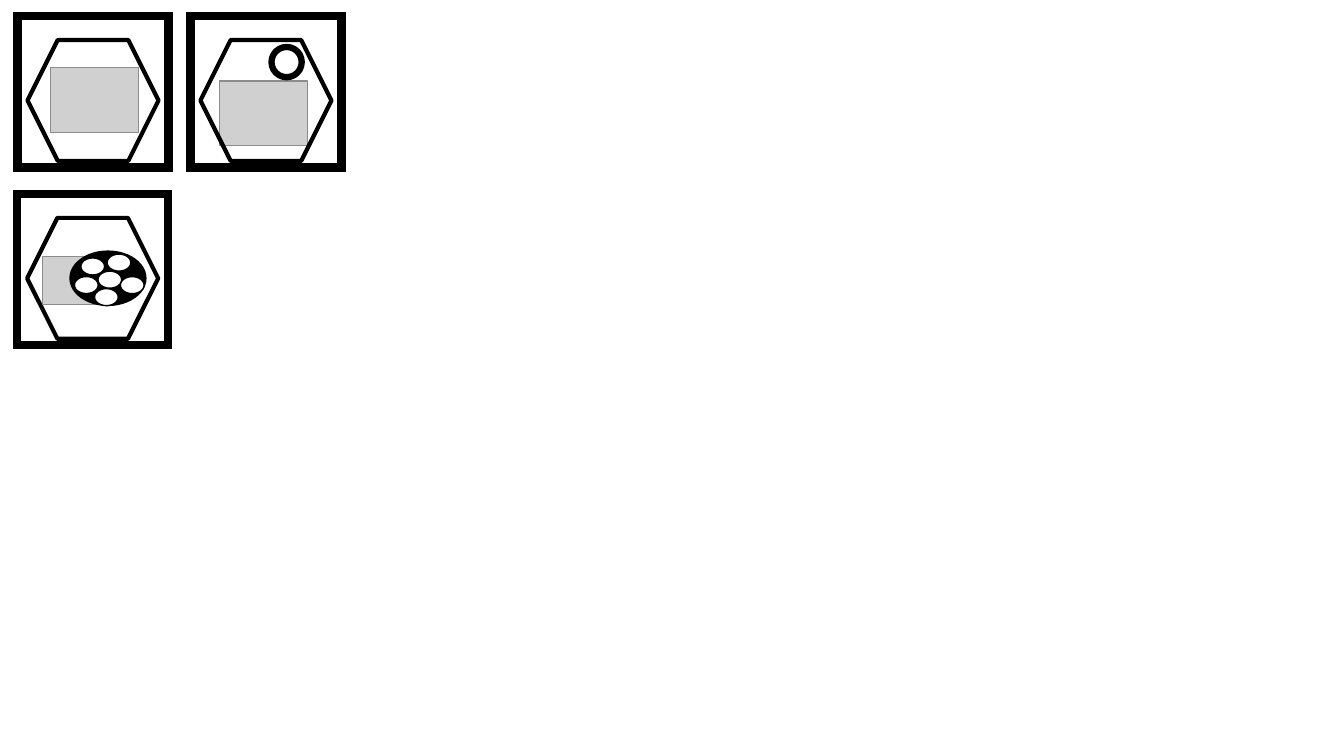
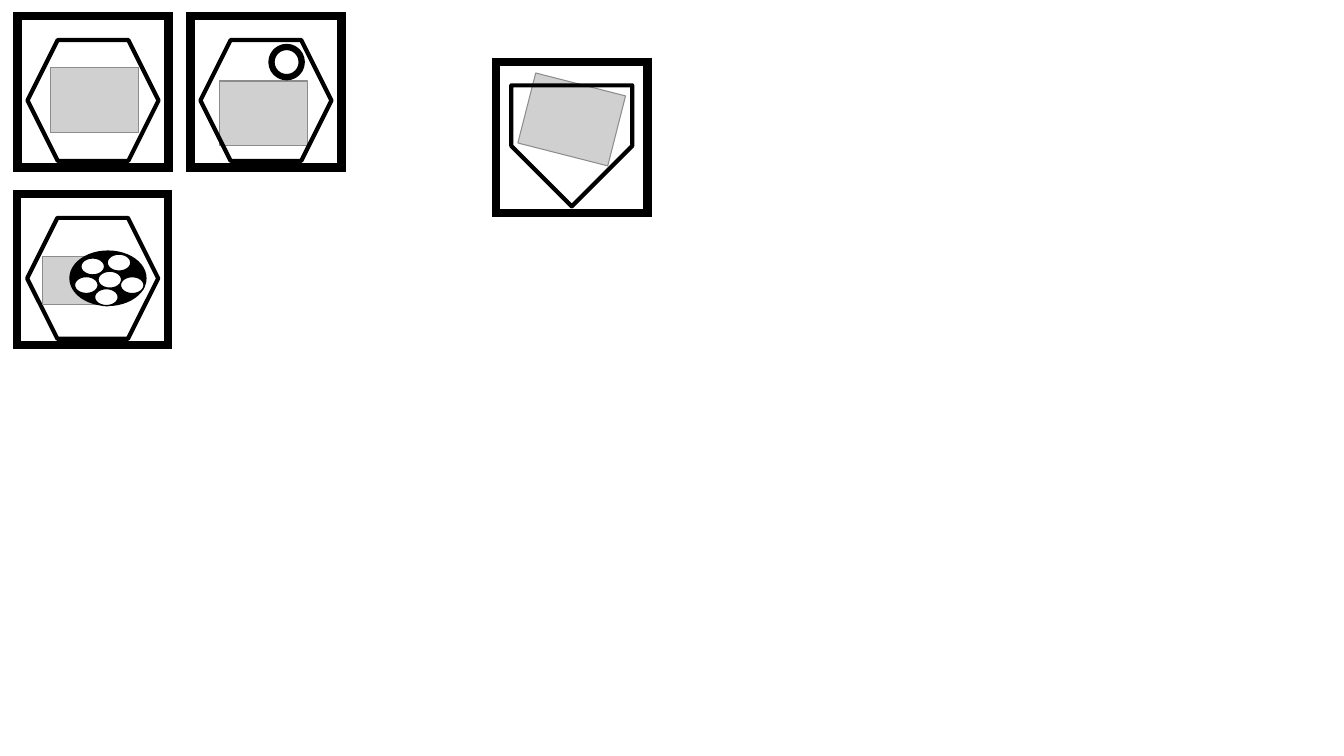
Before and after one commit to alexliuhust/JS_ChessGames, a slide deck: slide 4 of image process/drawings sifi.pptx. Drawn at 1344x756 pixels with LibreOffice and Linux fonts; fonts in the diff are those of the drawing; grey boxes stand for pictures. Boxes give left, top, right and bottom in pixels: in the first picture for what was removed or moved away, otherwise in the second. Text is boxed around its words. In the diff, an @@ line names an element or a change of style, - is before the commit and + after.

```diff
--- a/image process/drawings sifi.pptx
+++ b/image process/drawings sifi.pptx
@@ rectangle added at (x1=496, y1=63, x2=647, y2=214), outline #000000 6 pt @@
@@ pentagon arrow added at (x1=511, y1=86, x2=632, y2=207), outline #000000 3 pt @@
@@ picture added at (x1=518, y1=73, x2=626, y2=167) @@
```
Also in this commit, not shown: 1 other slide changed, 7 other files.
